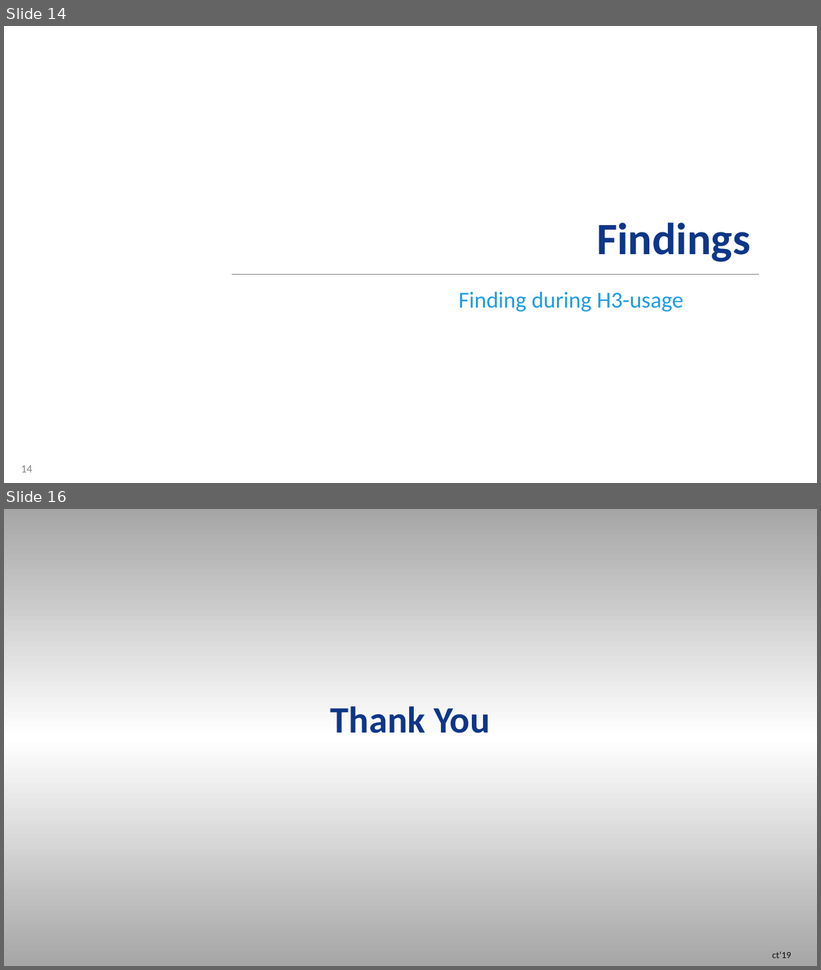
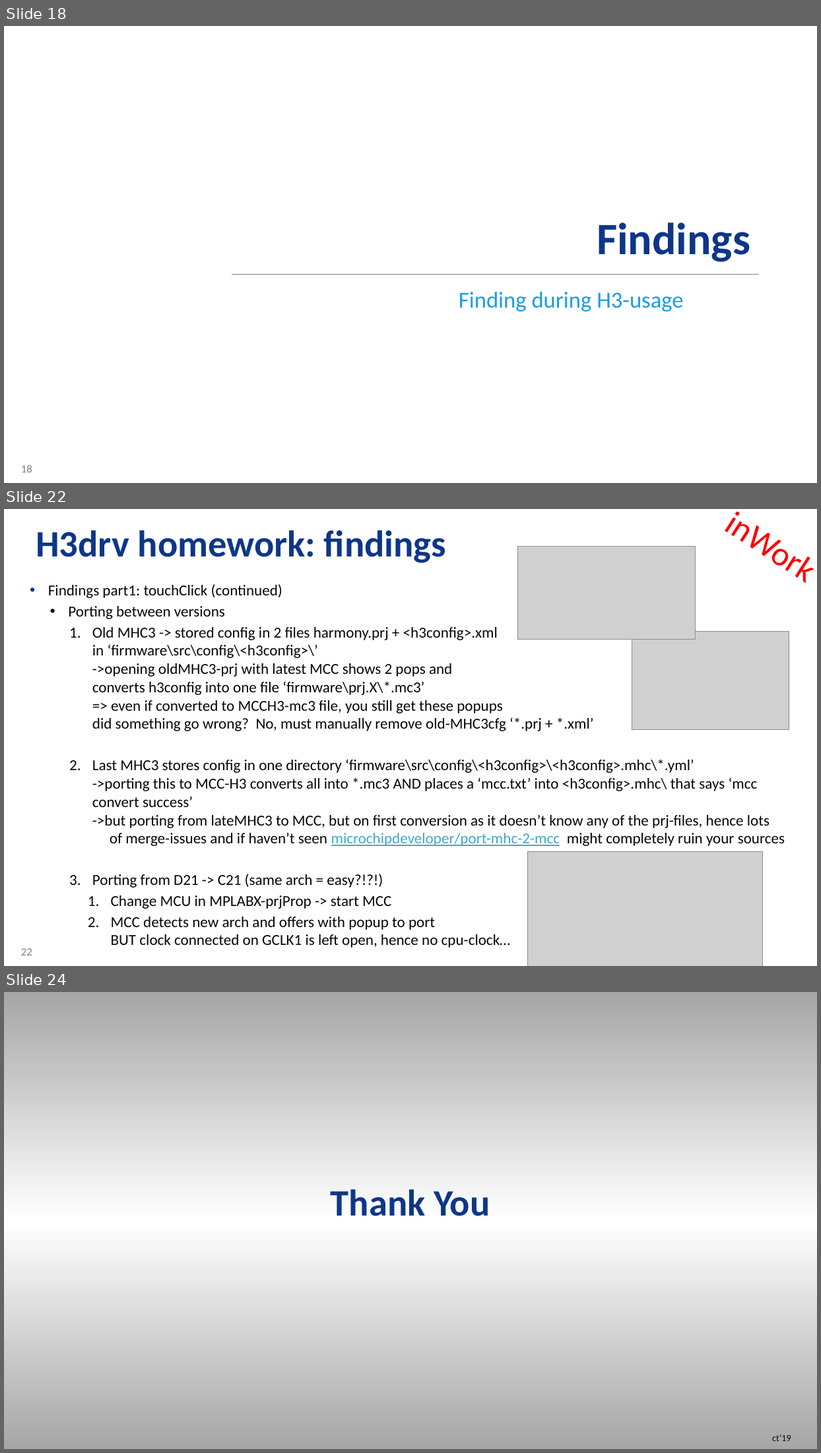
Before and after one commit to stefanluethin-microchip/h3_touch_samc21, a slide deck: H3drvHome_RZ-SL_C21_touch.pptx. Shown one above the other, each under a label of ours: slides 14 and 16 before the commit, slides 18, 22 and 24 after it; the slides between them are not shown. The pictures are 821x970 and 821x1453 pixels, drawn with LibreOffice and Linux fonts; fonts in the diff are those of the drawing; grey boxes stand for pictures; background and template pictures are left out. Boxes give left, top, right and bottom in pixels: in the first picture for what was removed or moved away, otherwise in the second. Text is boxed around its words. In the diff, an @@ line names an element or a change of style, - is before the commit and + after.

```diff
--- a/H3drvHome_RZ-SL_C21_touch.pptx
+++ b/H3drvHome_RZ-SL_C21_touch.pptx
@@ slide 22 added at [4,509,817,966], background #FFFFFF; not listed: 1 template element that a slide beside it also shows @@
@@ text added at [706,509,817,600], 40 pt, text #FF0000 @@
+inWork
@@ title added at [36,530,446,563], 44 pt, text #0E3689, bold @@
+H3drv homework: findings
@@ picture added at [517,547,695,640] @@
@@ text added at [48,584,785,948], 18 pt, text #070707 @@
+• Findings part1: touchClick (continued)
+  • Porting between versions
+    1. Old MHC3 -> stored config in 2 files harmony.prj + <h3config>.xml
+       in ‘firmware\src\config\<h3config>\’
+       ->opening oldMHC3-prj with latest MCC shows 2 pops and
+       converts h3config into one file ‘firmware\prj.X\*.mc3’
+       => even if converted to MCCH3-mc3 file, you still get these popups
+       did something go wrong? No, must manually remove old-MHC3cfg ‘*.prj + *.xml’
+    2. Last MHC3 stores config in one directory ‘firmware\src\config\<h3config>\<h3config>.mhc\*.yml’
+       ->porting this to MCC-H3 converts all into *.mc3 AND places a ‘mcc.txt’ into <h3config>.mhc\ that says ‘mcc convert success’
+       ->but porting from lateMHC3 to MCC, but on first conversion as it doesn’t know any of the prj-files, hence lots
+       of merge-issues and if haven’t seen microchipdeveloper/port-mhc-2-mcc might completely ruin your sources
+    3. Porting from D21 -> C21 (same arch = easy?!?!)
+      1. Change MCU in MPLABX-prjProp -> start MCC
+      2. MCC detects new arch and offers with popup to port
+         BUT clock connected on GCLK1 is left open, hence no cpu-clock…
@@ picture added at [632,632,789,730] @@
@@ picture added at [528,852,763,966] @@
@@ what was slide 14 is now slide 18 @@
@@ page number at [21,465,32,473]: text changed @@
-14
+18
@@ what was slide 16 is now slide 24 @@
```
Also in this commit, not shown: 7 slides changed, 7 other slides added.
